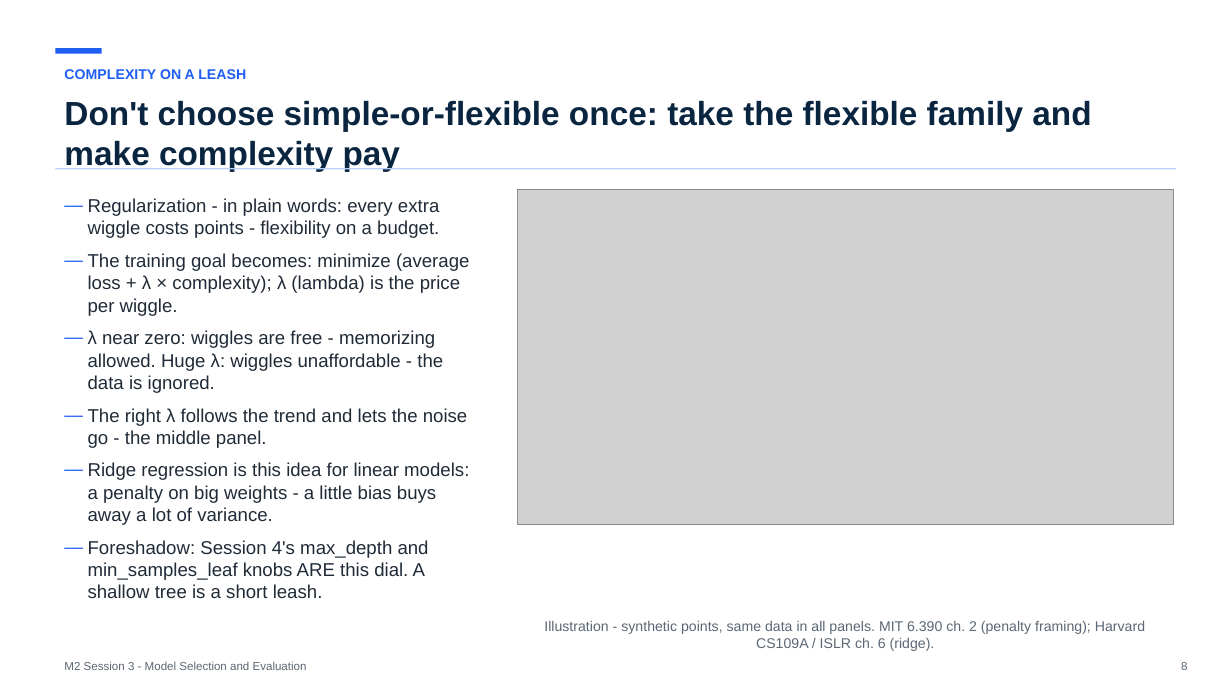
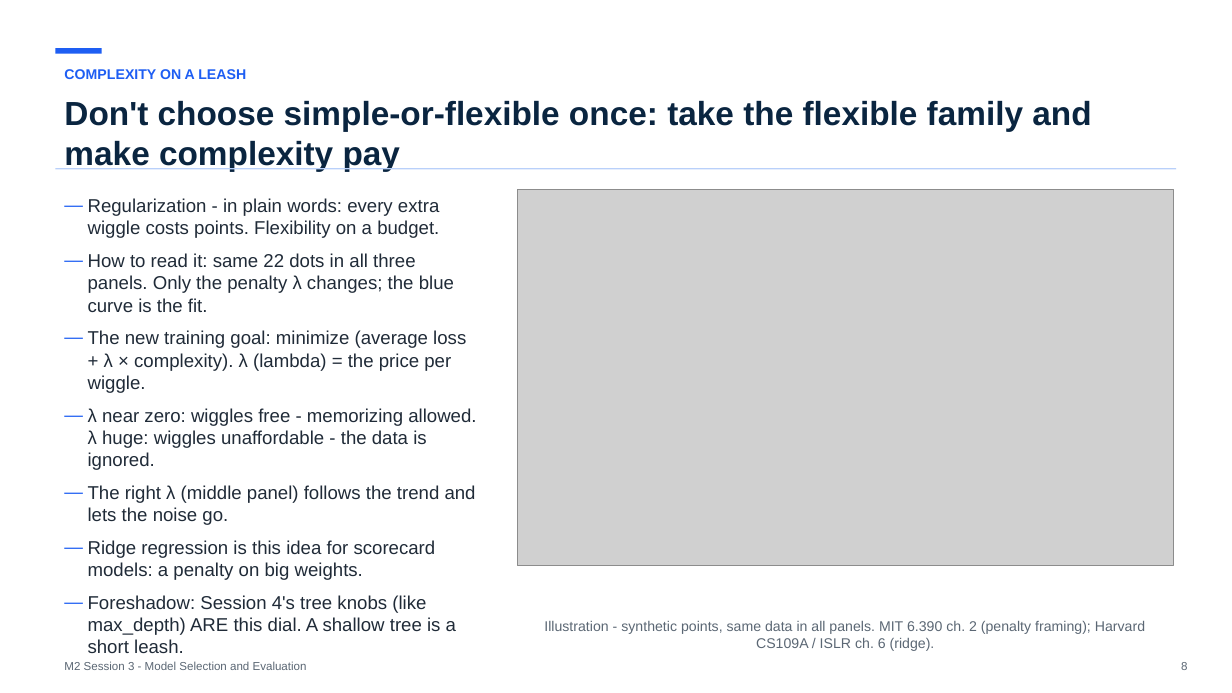
Before and after one commit to koenossendrijver/fontys-tech-exercises, a slide deck: slide 8 of presentations/m2-session-3-model-selection-and-evaluation.pptx. Drawn at 1232x693 pixels with LibreOffice and Linux fonts; fonts in the diff are those of the drawing; grey boxes stand for pictures. Boxes give left, top, right and bottom in pixels: in the first picture for what was removed or moved away, otherwise in the second. Text is boxed around its words. In the diff, an @@ line names an element or a change of style, - is before the commit and + after.

```diff
--- a/presentations/m2-session-3-model-selection-and-evaluation.pptx
+++ b/presentations/m2-session-3-model-selection-and-evaluation.pptx
@@ text at (88, 198, 476, 653): text changed @@
-— Regularization - in plain words: every extra wiggle costs points - flexibility on a budget.
-— The training goal becomes: minimize (average loss + λ × complexity); λ (lambda) is the price per wiggle.
-— λ near zero: wiggles are free - memorizing allowed. Huge λ: wiggles unaffordable - the data is ignored.
-— The right λ follows the trend and lets the noise go - the middle panel.
-— Ridge regression is this idea for linear models: a penalty on big weights - a little bias buys away a lot of variance.
-— Foreshadow: Session 4's max_depth and min_samples_leaf knobs ARE this dial. A shallow tree is a short leash.
+— Regularization - in plain words: every extra wiggle costs points. Flexibility on a budget.
+— How to read it: same 22 dots in all three panels. Only the penalty λ changes; the blue curve is the fit.
+— The new training goal: minimize (average loss + λ × complexity). λ (lambda) = the price per wiggle.
+— λ near zero: wiggles free - memorizing allowed. λ huge: wiggles unaffordable - the data is ignored.
+— The right λ (middle panel) follows the trend and lets the noise go.
+— Ridge regression is this idea for scorecard models: a penalty on big weights.
+— Foreshadow: Session 4's tree knobs (like max_depth) ARE this dial. A shallow tree is a short leash.
@@ picture: place and size @@
-picture at (518, 189, 1174, 524)
+picture at (518, 189, 1174, 566)
```
Also in this commit, not shown: 17 other slides changed, 7 other files.
